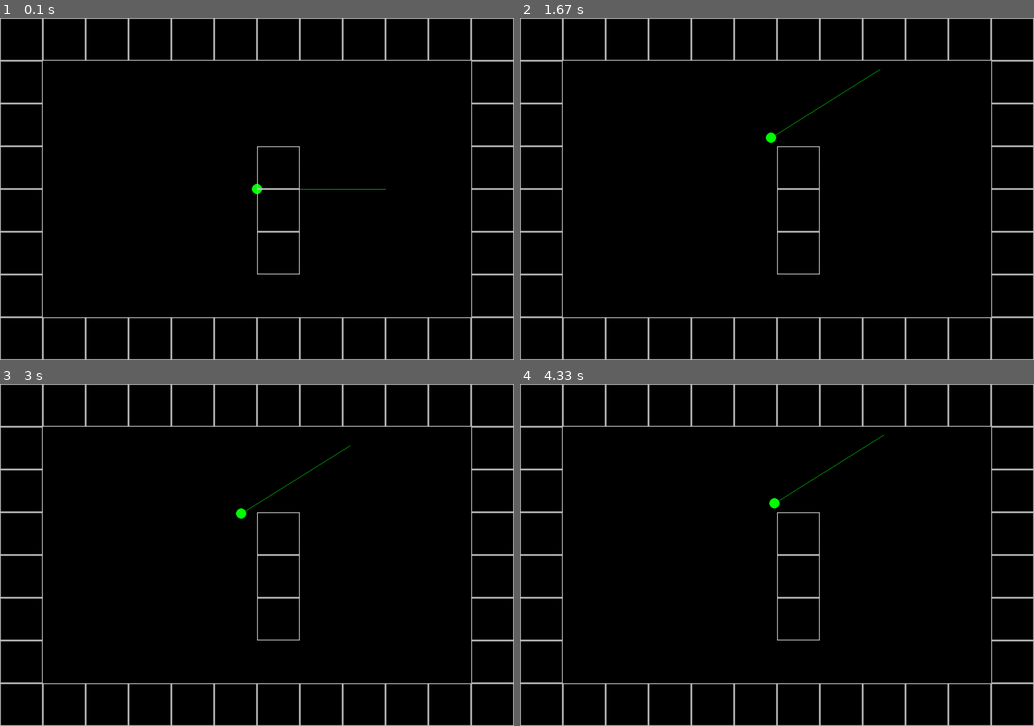
Above: before the commit, frames 1-4 (two rows, left to right).
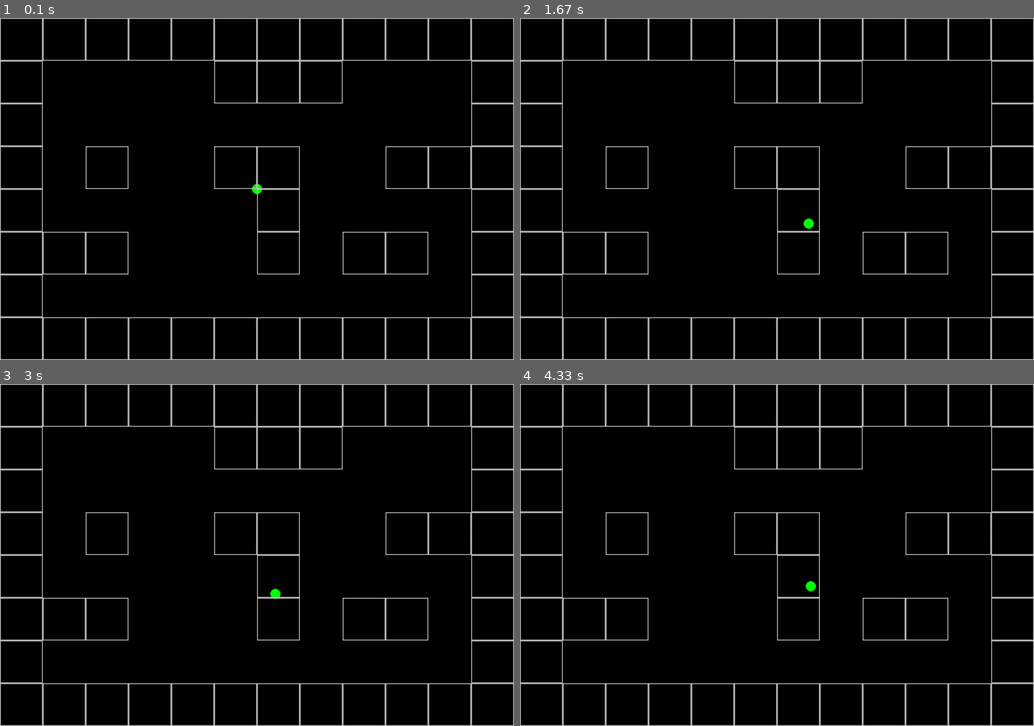
Above: after the commit, the same moments.

Repository: ElonMax404/pygame-pseudo3d
Game: pygame game, started from main.py
The game is run twice, just before and just after one commit, with the same random seed, the same clock (stepped at 60 frames per second) and the same inputs.
Inputs:
- Up to frame 1 (0.1 s): no input
- Up to frame 2 (1.67 s): hold Left 0.33-0.8 s; hold D 0.33-0.8 s; hold D 0.83-1.3 s; hold W 1.33-1.63 s
- Up to frame 3 (3 s): hold D 1.67-2.13 s; hold A 2.17-2.7 s; hold S from 2.73 s (still down)
- Up to frame 4 (4.33 s): release S at 3.03 s; hold A 3.07-3.47 s; hold W 3.5-3.87 s; hold D from 3.9 s (still down)

The runs differ from the first frame. In frame 1, 1.2% of the frame differs, in the area x 8-92%, y 12-75%; in frame 2, 1.4%; in frame 3, 1.3%; in frame 4, 1.4%.

Commit message:
Added rays

Diff:
--- a/config.py
+++ b/config.py
@@ -1,3 +1,5 @@
+import math
+
 WIDTH = 1200
 HEIGHT = 800
 HALF_WIDTH = WIDTH // 2
@@ -8,3 +10,9 @@
 player_speed = 2
 FPS = 60
 TILE = 100
+
+FOV = math.pi / 3
+HALF_FOV = FOV / 2
+NUM_RAYS = 120
+MAX_DEPTH = 800
+DELTA_ANGLE = FOV / NUM_RAYS
--- a/main.py
+++ b/main.py
@@ -3,6 +3,7 @@
 from player import Player
 import math
 from map import world_map
+from raycasting import ray_casting
 
 pygame.init()
 pygame.display.set_caption("Pseudo 3d")
@@ -20,10 +21,10 @@
         player.movement()
         screen.fill(pygame.Color("Black"))
 
+        ray_casting(screen, (player.x, player.y), player.angle)
+
         pygame.draw.circle(screen, pygame.Color("Green"), (int(player.x), int(player.y)), 12)
-        pygame.draw.line(screen, pygame.Color("Green"), (int(player.x), int(player.y)),
-                         (player.x + 300 * math.cos(player.angle),
-                          player.y + 300 * math.sin(player.angle)))
+
         for x, y in world_map:
             pygame.draw.rect(screen, pygame.Color("Grey"), (x, y, TILE, TILE), 2)
 
--- a/map.py
+++ b/map.py
@@ -2,11 +2,11 @@
 
 text_map = [
     'WWWWWWWWWWWW',
+    'W....WWW...W',
     'W..........W',
-    'W..........W',
+    'W.W..WW..WWW',
     'W.....W....W',
-    'W.....W....W',
-    'W.....W....W',
+    'WWW...W.WW.W',
     'W..........W',
     'WWWWWWWWWWWW',
 ]
--- a/player.py
+++ b/player.py
@@ -21,11 +21,12 @@
             self.x -= player_speed * math.cos(self.angle)
             self.y -= player_speed * math.sin(self.angle)
         if keys[pygame.K_a]:
+
+            self.x += player_speed * math.sin(self.angle)
+            self.y -= player_speed * math.cos(self.angle)
+        if keys[pygame.K_d]:
             self.x -= player_speed * math.sin(self.angle)
             self.y += player_speed * math.cos(self.angle)
-        if keys[pygame.K_d]:
-            self.x += player_speed * math.sin(self.angle)
-            self.y -= player_speed * math.cos(self.angle)
         if keys[pygame.K_LEFT]:
             self.angle -= 0.02
         if keys[pygame.K_RIGHT]:
--- /dev/null
+++ b/raycasting.py
@@ -0,0 +1,18 @@
+import pygame
+from config import *
+from map import world_map
+
+
+def ray_casting(screen, p_pos, p_angle):
+    cur_angle = p_angle - HALF_FOV
+    xo, yo = p_pos
+    for ray in range(NUM_RAYS):
+        sin_a = math.sin(cur_angle)
+        cos_a = math.cos(cur_angle)
+        for depth in range(MAX_DEPTH):
+            x = xo + depth * cos_a
+            y = yo + depth * sin_a
+            pygame.draw.line(screen, pygame.Color("Green"), p_pos, (x, y), 1)
+            if (x // TILE * TILE, y // TILE * TILE) in world_map:
+                break
+        cur_angle += DELTA_ANGLE
